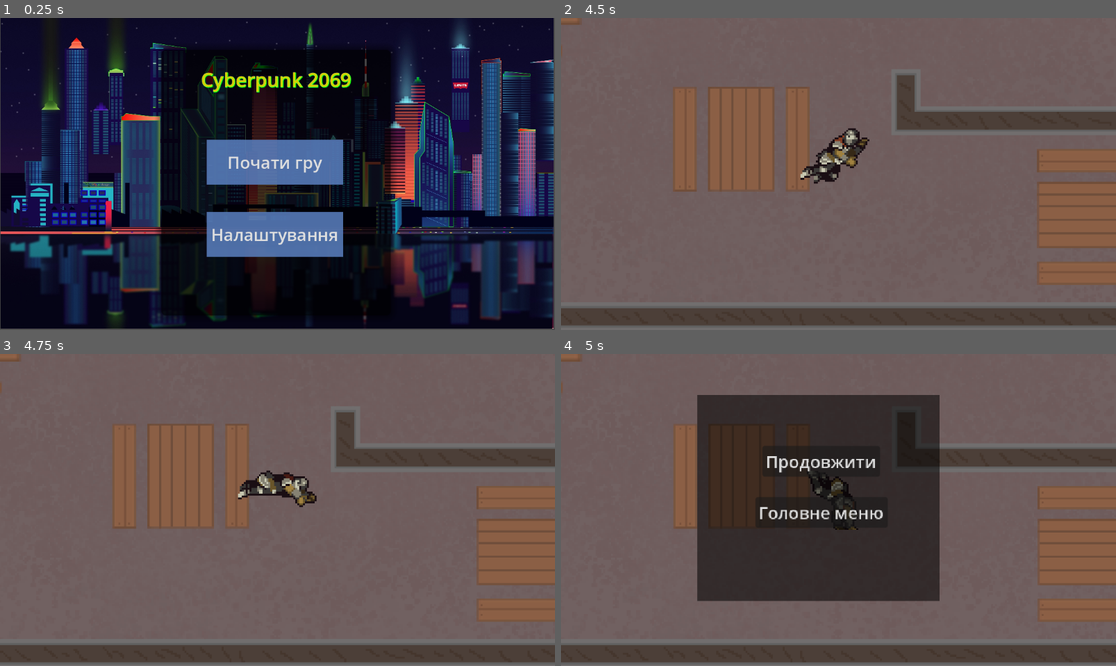
Above: before the commit, frames 1-4 (two rows, left to right).
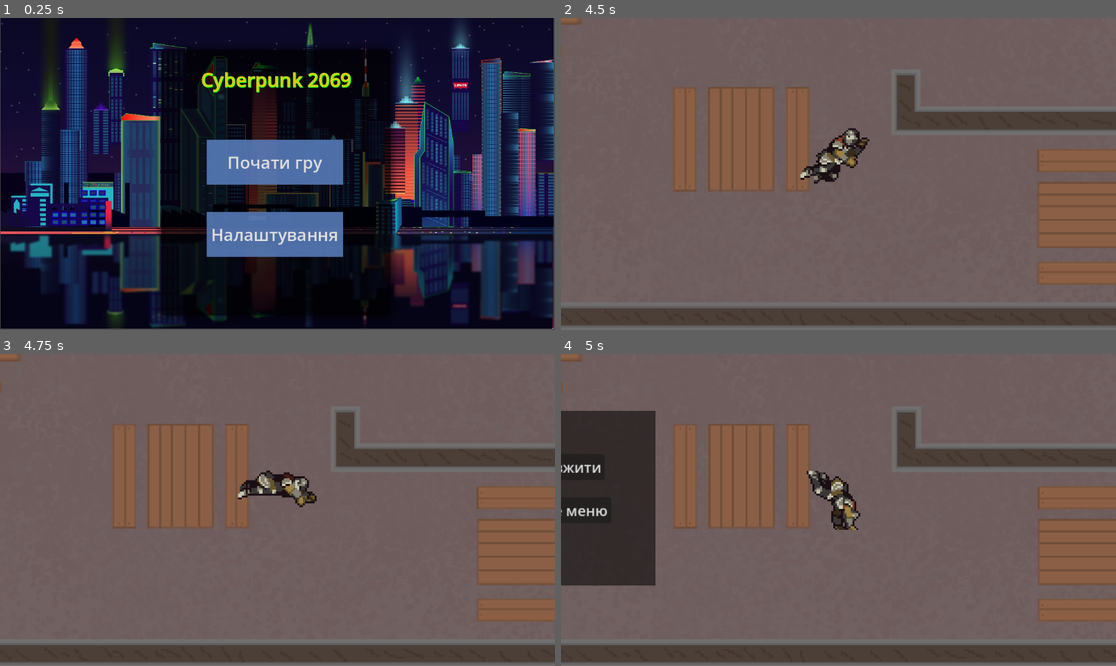
Above: after the commit, the same moments.

Repository: liketaurus/SE-practice-template
Game: Godot game, scene res://Scenes/menu.tscn
The game is run twice, just before and just after one commit, with the same random seed, the same clock (stepped at 60 frames per second) and the same inputs.
Inputs:
- Up to frame 1 (0.25 s): no input
- Up to frame 2 (4.5 s): click "Почати гру" at 0.5 s; hold D 1.28-2.03 s; hold Shift 1.28-2.03 s; hold S 2.03-2.78 s; tap Shift at 2.1, 3.6 s; hold D 2.78-3.53 s; hold Shift 2.78-3.53 s; hold W 3.53-4.28 s; hold A from 4.28 s (still down); hold Shift from 4.28 s (still down)
- Up to frame 3 (4.75 s): keep holding A; keep holding Shift
- Up to frame 4 (5 s): keep holding A; keep holding Shift; tap Escape (pause) at 4.9 s

Frames 1-3 are identical in both runs. In frame 4, 38% of the frame differs, in the area x 0-69%, y 13-80%.

Commit message:
Commit

Diff:
--- a/src/Cyberpunk2069/Scenes/Pause.tscn
+++ b/src/Cyberpunk2069/Scenes/Pause.tscn
@@ -5,8 +5,10 @@
 [sub_resource type="StyleBoxFlat" id="StyleBoxFlat_87fve"]
 bg_color = Color(0, 0, 0, 0.537255)
 
-[node name="Pause" type="Node2D"]
+[node name="Pause" type="Control"]
 process_mode = 1
+layout_mode = 3
+anchors_preset = 0
 script = ExtResource("1_bo3x3")
 
 [node name="Panel" type="Panel" parent="."]
--- a/src/Cyberpunk2069/Scenes/main.tscn
+++ b/src/Cyberpunk2069/Scenes/main.tscn
@@ -1,17 +1,12 @@
-[gd_scene load_steps=4 format=3 uid="uid://cm68f2lyegqgo"]
+[gd_scene load_steps=5 format=3 uid="uid://cm68f2lyegqgo"]
 
 [ext_resource type="PackedScene" uid="uid://bpugttvk7s8va" path="res://Scenes/Environment.tscn" id="1_deff2"]
+[ext_resource type="Script" path="res://Scripts/main.gd" id="1_f4swj"]
 [ext_resource type="PackedScene" uid="uid://btb3mslexwkb0" path="res://Scenes/player.tscn" id="2_cm5n4"]
-
-[sub_resource type="GDScript" id="GDScript_dnbjt"]
-script/source = "extends Node2D
-
-func _ready():
-	Engine.max_fps = 90
-"
+[ext_resource type="PackedScene" uid="uid://la72en53q5gw" path="res://Scenes/Pause.tscn" id="3_ge0dc"]
 
 [node name="Main" type="Node2D"]
-script = SubResource("GDScript_dnbjt")
+script = ExtResource("1_f4swj")
 
 [node name="StaticBody2D" parent="." instance=ExtResource("1_deff2")]
 position = Vector2(0, 1)
@@ -19,3 +14,10 @@
 [node name="Player" parent="." instance=ExtResource("2_cm5n4")]
 position = Vector2(-169, 45)
 scale = Vector2(1.18079, 1.18079)
+
+[node name="Pause" parent="." instance=ExtResource("3_ge0dc")]
+visible = false
+offset_left = -694.0
+offset_top = -19.0
+offset_right = -694.0
+offset_bottom = -19.0
--- a/src/Cyberpunk2069/Scenes/player.tscn
+++ b/src/Cyberpunk2069/Scenes/player.tscn
@@ -1,8 +1,7 @@
-[gd_scene load_steps=9 format=3 uid="uid://btb3mslexwkb0"]
+[gd_scene load_steps=8 format=3 uid="uid://btb3mslexwkb0"]
 
 [ext_resource type="Script" path="res://Scripts/player.gd" id="1_nlplg"]
 [ext_resource type="Texture2D" uid="uid://beuri4f2gguh2" path="res://assets/Player.png" id="2_qduuw"]
-[ext_resource type="PackedScene" uid="uid://la72en53q5gw" path="res://Scenes/pause.tscn" id="3_qjbvx"]
 
 [sub_resource type="CapsuleShape2D" id="CapsuleShape2D_cnkmm"]
 radius = 14.0
@@ -97,7 +96,3 @@
 libraries = {
 "": SubResource("AnimationLibrary_8k0hu")
 }
-
-[node name="Pause" parent="." instance=ExtResource("3_qjbvx")]
-visible = false
-position = Vector2(-597, -120)
--- /dev/null
+++ b/src/Cyberpunk2069/Scripts/main.gd
@@ -0,0 +1,18 @@
+extends Node2D
+
+func _ready():
+	Engine.max_fps = 90
+
+var paused = false
+
+func _process(delta):
+	if Input.is_action_pressed("pause"):
+		pause()
+
+func pause():
+	if paused:
+		$Pause.hide()
+		get_tree().paused = false
+	else:
+		get_tree().paused = true
+		$Pause.show()
--- a/src/Cyberpunk2069/Scripts/pause.gd
+++ b/src/Cyberpunk2069/Scripts/pause.gd
@@ -1,4 +1,4 @@
-extends Node2D
+extends Control
 
 func _on_continued_pressed():
 	get_tree().paused = false
--- a/src/Cyberpunk2069/Scripts/player.gd
+++ b/src/Cyberpunk2069/Scripts/player.gd
@@ -25,7 +25,3 @@
 		$AnimationPlayer.play("run")
 
 	move_and_slide()
-
-	if Input.is_action_pressed("pause"):
-		get_tree().paused = true
-		$Pause.visible = true
